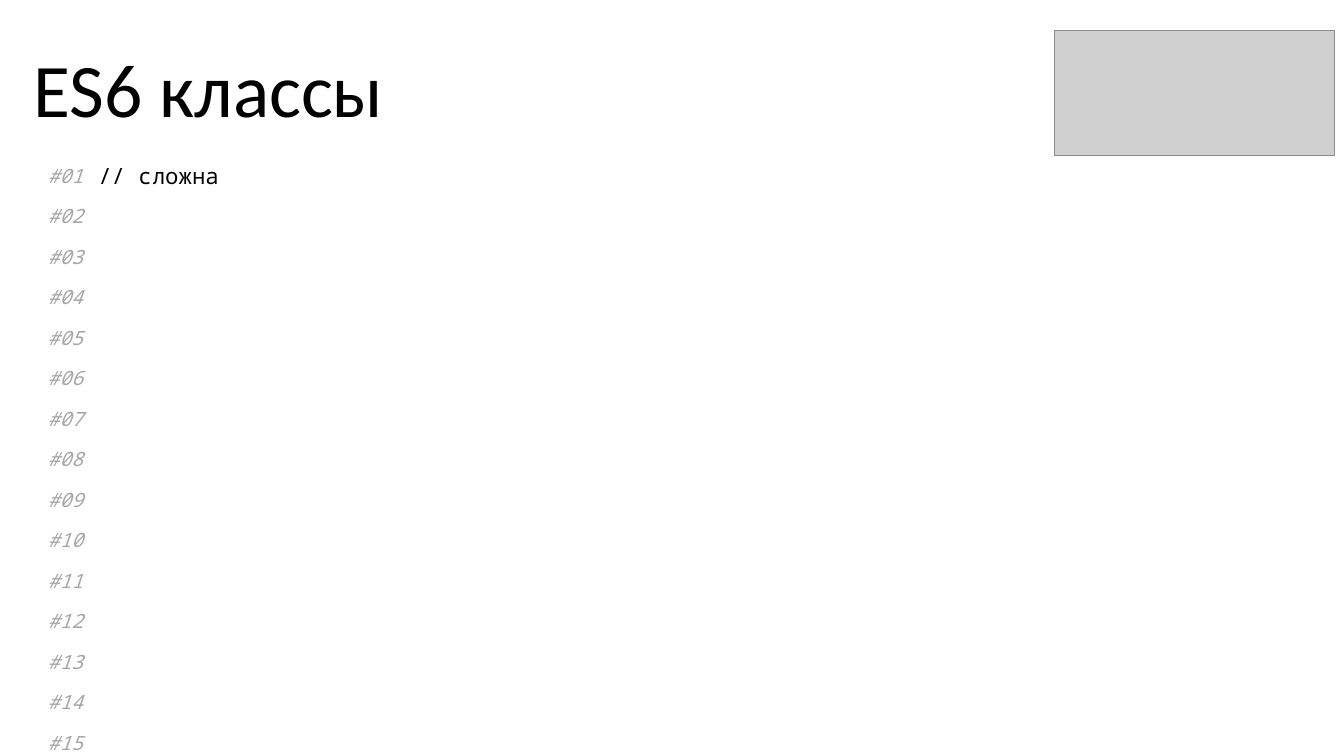
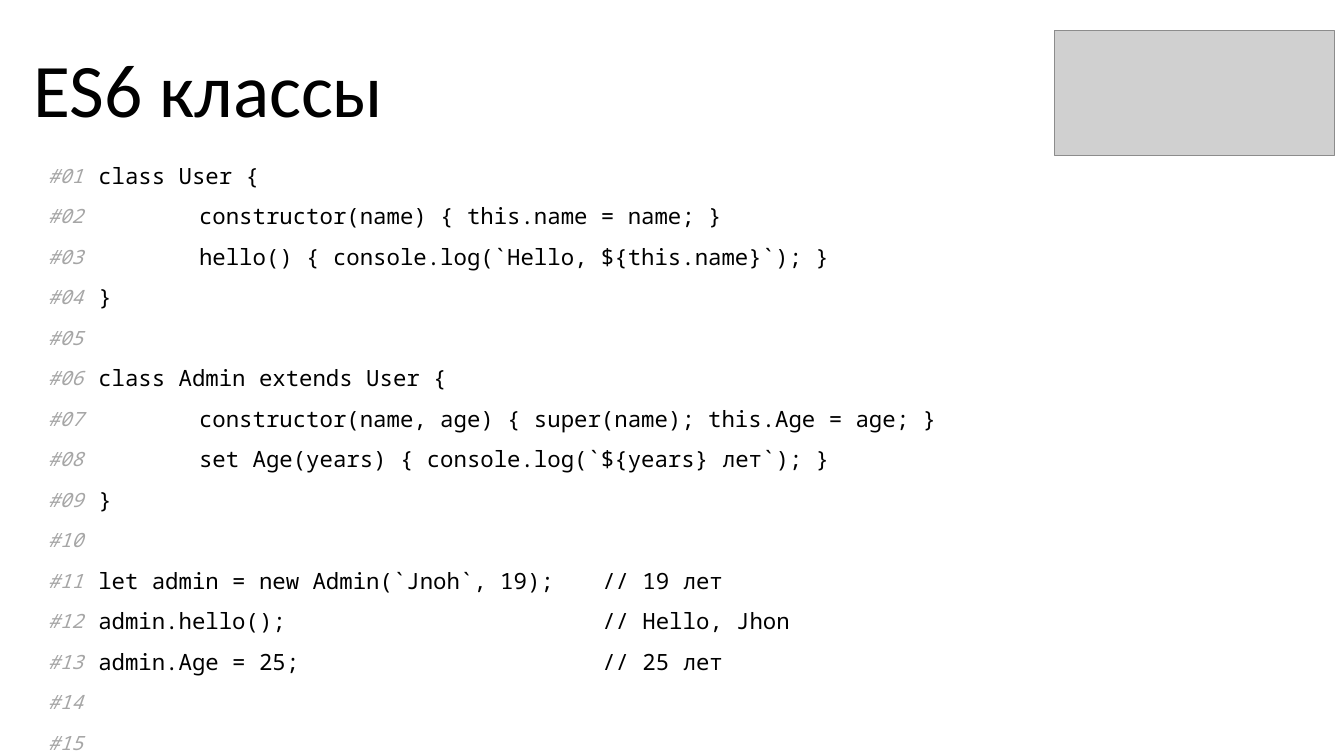
Before and after one commit to KOPTE3/modern-es, a slide deck: slide 29 of Modern ES.pptx (slide 27 before the commit). Drawn at 1344x756 pixels with LibreOffice and Linux fonts; fonts in the diff are those of the drawing; grey boxes stand for pictures. Boxes give left, top, right and bottom in pixels: in the first picture for what was removed or moved away, otherwise in the second. Text is boxed around its words. In the diff, an @@ line names an element or a change of style, - is before the commit and + after.

```diff
--- a/Modern ES.pptx
+++ b/Modern ES.pptx
@@ table at (23,155,1096,754) @@
-row 1, column 2: // сложна
+row 1, column 2: class User {
-row 2, column 2: 
+row 2, column 2: constructor(name) { this.name = name; }
-row 3, column 2: 
+row 3, column 2: hello() { console.log(`Hello, ${this.name}`); }
-row 4, column 2: 
+row 4, column 2: }
-row 6, column 2: 
+row 6, column 2: class Admin extends User {
-row 7, column 2: 
+row 7, column 2: constructor(name, age) { super(name); this.Age = age; }
-row 8, column 2: 
+row 8, column 2: set Age(years) { console.log(`${years} лет`); }
-row 9, column 2: 
+row 9, column 2: }
-row 11, column 2: 
+row 11, column 2: let admin = new Admin(`Jnoh`, 19); // 19 лет
-row 12, column 2: 
+row 12, column 2: admin.hello(); // Hello, Jhon
-row 13, column 2: 
+row 13, column 2: admin.Age = 25; // 25 лет
```
Also in this commit, not shown: 2 other slides changed, 16 slides added.
